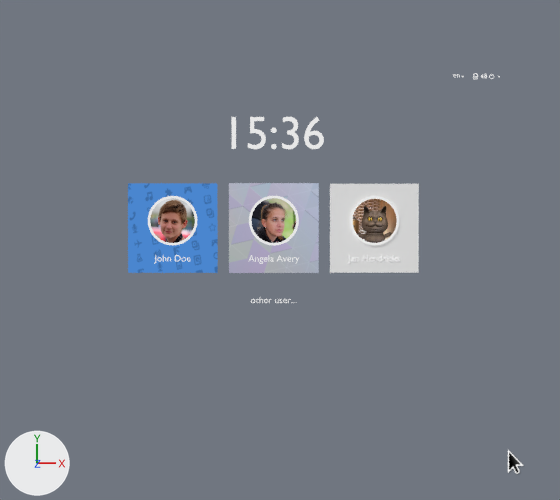
An edit to the Blender file lock-login/tobias-login.blend, drawn before and after from the same camera.
One viewpoint serves both versions: a 50 mm lens placed at (-0.08, 0.08, 9.27), pointed at (0.07, -0.08, 0.05). Lighting does not change. The marker at lower left points along +X, +Y and +Z. Text is drawn in Blender's own font.

The older version as bpy lines, for what is in view:
```python
ob_angela_002 = bpy.data.objects.new('angela.002', me_circle_002)
ob_angela_002.location = (-1.2, 0.27, 0.02)
ob_angela_002.scale = (0.264, 0.264, 0.264)
ob_otheruser = bpy.data.objects.new('otheruser', txt_text_008)
ob_otheruser.location = (0.0, -0.71, 0.09)
ob_otheruser.scale = (0.111, 0.111, 0.111)
ob_text_002 = bpy.data.objects.new('Text.002', txt_text_002)
ob_text_002.location = (0.0, -0.22, 0.09)
ob_text_002.scale = (0.111, 0.111, 0.111)
ob_text_003 = bpy.data.objects.new('Text.003', txt_text_004)
ob_text_003.location = (1.2, -0.22, 0.01)
ob_text_003.scale = (0.111, 0.111, 0.111)
ob_text_004 = bpy.data.objects.new('Text.004', txt_text_005)
ob_text_004.location = (-1.2, -0.22, 0.01)
ob_text_004.scale = (0.111, 0.111, 0.111)
ob_time_001 = bpy.data.objects.new('time.001', txt_text_003)
ob_time_001.location = (0.0, 1.11, 0.11)
ob_time_001.scale = (0.547, 0.547, 0.547)
# also in view: 'angela.001' at (1.2, 0.27, 0.02); 'angela' at (0.0, 0.27, 0.09); 'Plane' at (0.0, 0.18, 0.07); 'Plane.001' at (1.2, 0.18, 0.0); 'Plane.002' at (-1.2, 0.18, 0.0)
```
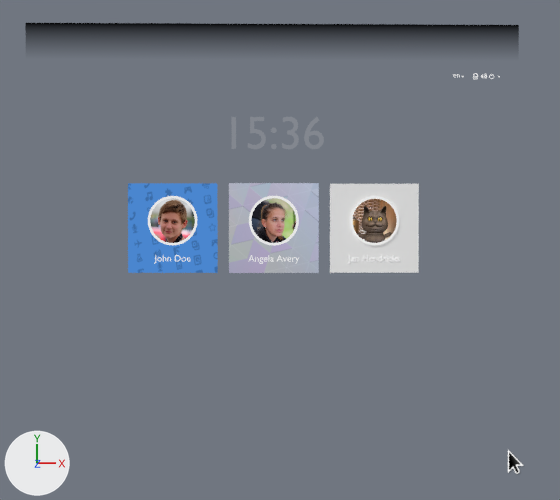
The newer file adds a shape key; the second version is drawn at full value of the shape key 'circle' of 'Plane.004', and the change is written as the vertex moves it makes.

Changed parts and their boxes [x1, y1, x2, y2] in the pictures (560 x 500 px):
'Plane.003', added: after [25, 23, 519, 43]
'time.001', surface changed (white to grey): [231, 117, 324, 149] in both
'otheruser', hidden: before [251, 297, 297, 303]

Diff of the bpy script that builds the scene:
```diff
--- a/lock-login/tobias-login.blend.py
+++ b/lock-login/tobias-login.blend.py
@@ mat_datetime @@
 n1 = _N.new('ShaderNodeMixShader'); n1.name = 'Mix Shader'
-n1.inputs[0].default_value = 1.0  # 'Factor'
+n1.inputs[0].default_value = 0.0997  # 'Factor'
 n2 = _N.new('ShaderNodeBsdfTransparent'); n2.name = 'Transparent BSDF'
@@ mat_top_gradient @@
+mat_top_gradient = bpy.data.materials.new('top gradient')
+# nodes: BsdfTransparent, Emission, Mapping, MixShader, OutputMaterial, TexCoord, TexGradient, ValToRGB
+# colours: black #000000, white #ffffff
@@ me_plane_007 @@
+me_plane_007.from_pydata([(-1.0, -1.0, 0.0), (1.0, -1.0, 0.0), (-1.0, 1.0, 0.0), (1.0, 1.0, 0.0)], [], [(0, 1, 3, 2)])
+me_plane_007.materials.append(mat_top_gradient)
@@ ob_otheruser @@
 ob_otheruser.scale = (0.111, 0.111, 0.111)
+ob_otheruser.hide_render = True
@@ ob_plane_003 @@
+ob_plane_003 = bpy.data.objects.new('Plane.003', me_plane_007)
+ob_plane_003.location = (-0.01, 2.37, 0.08)
+ob_plane_003.scale = (2.9, 0.212, 2.9)
```
